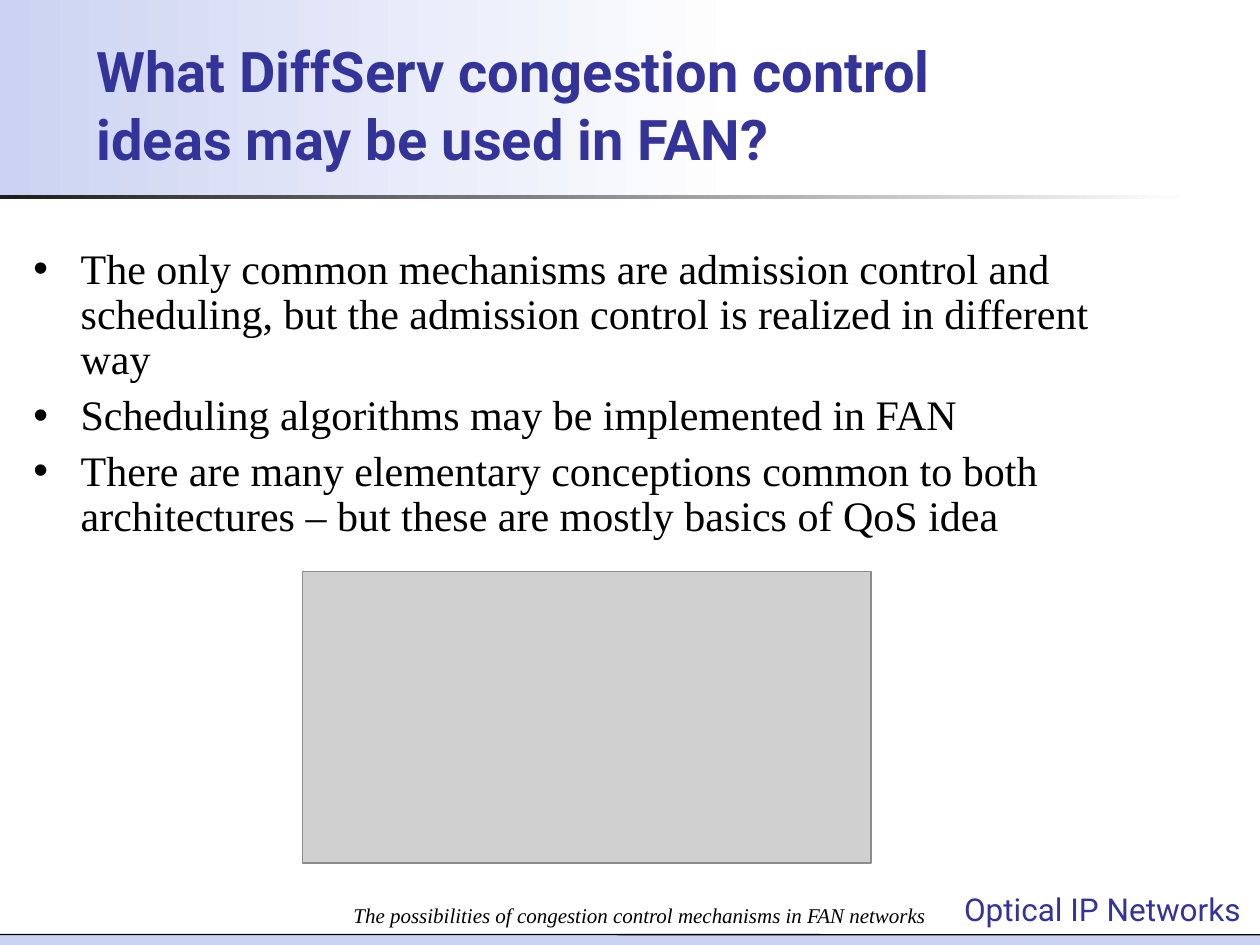
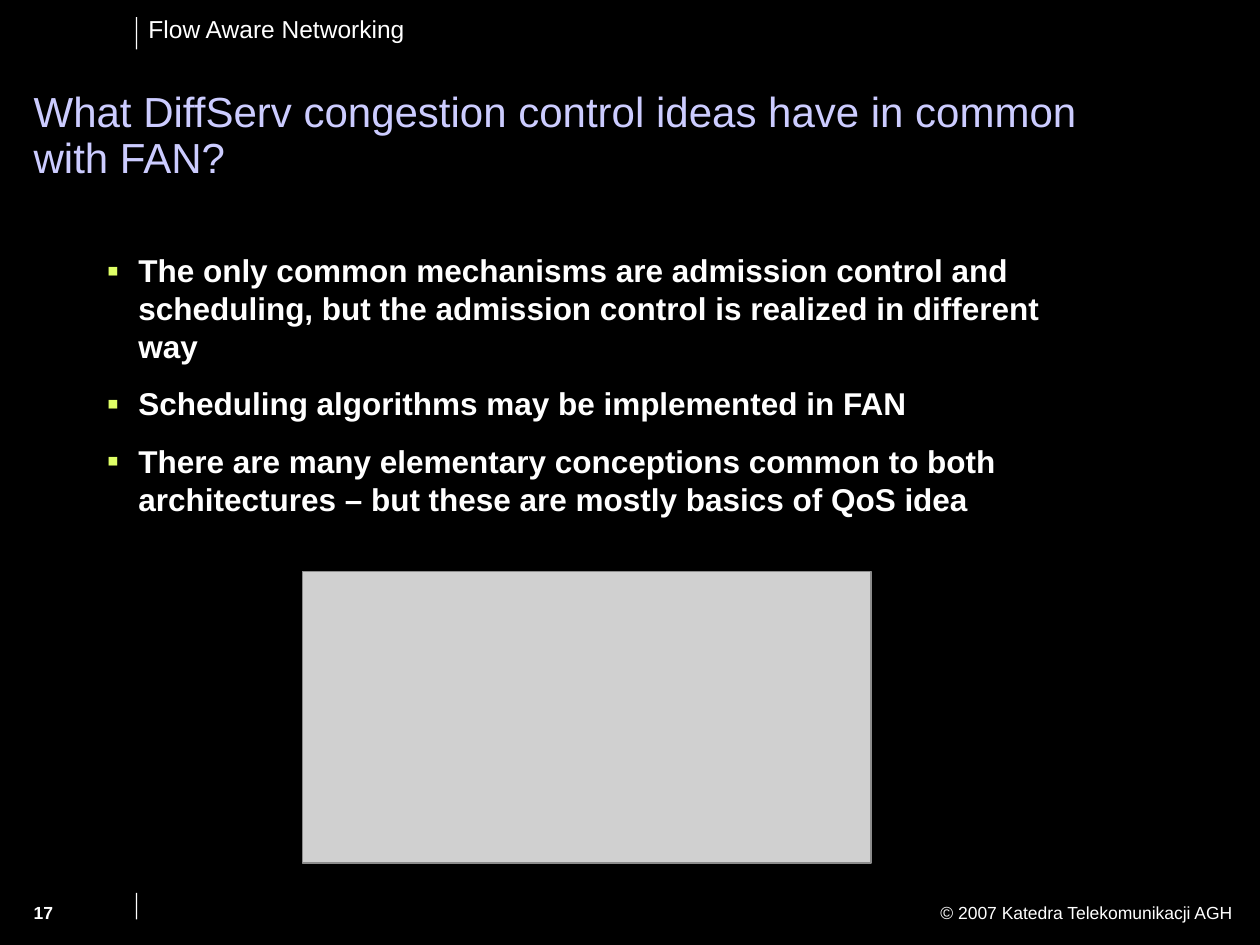
Before and after one commit to jpalider/fansimulator, a slide deck: slide 17 of seminarium/Optical IP Networks - FAN presentation_Q.ppt (slide 10 before the commit). Drawn at 1260x945 pixels with LibreOffice and Linux fonts; fonts in the diff are those of the drawing; grey boxes stand for pictures; background and template pictures are left out. Boxes give left, top, right and bottom in pixels: in the first picture for what was removed or moved away, otherwise in the second. Text is boxed around its words. In the diff, an @@ line names an element or a change of style, - is before the commit and + after.

```diff
--- a/seminarium/Optical IP Networks - FAN presentation_Q.ppt
+++ b/seminarium/Optical IP Networks - FAN presentation_Q.ppt
@@ background #FFFFFF to #000000 @@
@@ rectangle removed at <box>0,0,746,199</box> @@
@@ line added from (136, 18) to (136, 49), #FFFFFF 0.74 pt @@
@@ text added at <box>148,20,405,43</box>, 14 pt, text #FFFFFF @@
+Flow Aware Networking
@@ title at <box>34,96,1076,174</box>: text changed; size 32 to 24 pt; font Roboto to Arial; text colour #333399 to #CCCCFF; bold off @@
-What DiffServ congestion control ideas may be used in FAN?
+What DiffServ congestion control ideas have in common with FAN?
@@ rectangle removed at <box>0,195,1191,200</box> @@
@@ text "The only common mechanisms are ...": place and size @@
-text "The only common mechanisms are ..." at <box>81,255,1088,540</box>
+text "The only common mechanisms are ..." at <box>138,259,1039,517</box>
@@ text "The only common mechanisms are ..." at <box>138,259,1039,517</box>: size 24 to 18 pt, font Times New Roman to Arial, text colour #000000 to #FFFFFF, bold on; bullet • to ▪; line spacing 0.9 to 1; more space between paragraphs; bullet colour #000000 to #DFFF66 @@
@@ line added from (136, 893) to (136, 920), #FFFFFF 0.74 pt @@
@@ text removed at <box>964,897,1241,928</box> @@
-Optical IP Networks
@@ page number added at <box>34,907,53,919</box>, 10 pt, text #FFFFFF, bold @@
+17
@@ text removed at <box>353,908,925,928</box> @@
-The possibilities of congestion control mechanisms in FAN networks
@@ text added at <box>958,906,1232,923</box>, 10 pt, text #FFFFFF @@
+© 2007 Katedra Telekomunikacji AGH
@@ rectangle removed at <box>0,935,1260,945</box> @@
@@ line removed from (0, 935) to (1260, 935) @@
```
Also in this commit, not shown: 9 other slides changed, 13 slides added, 3 slides removed.
